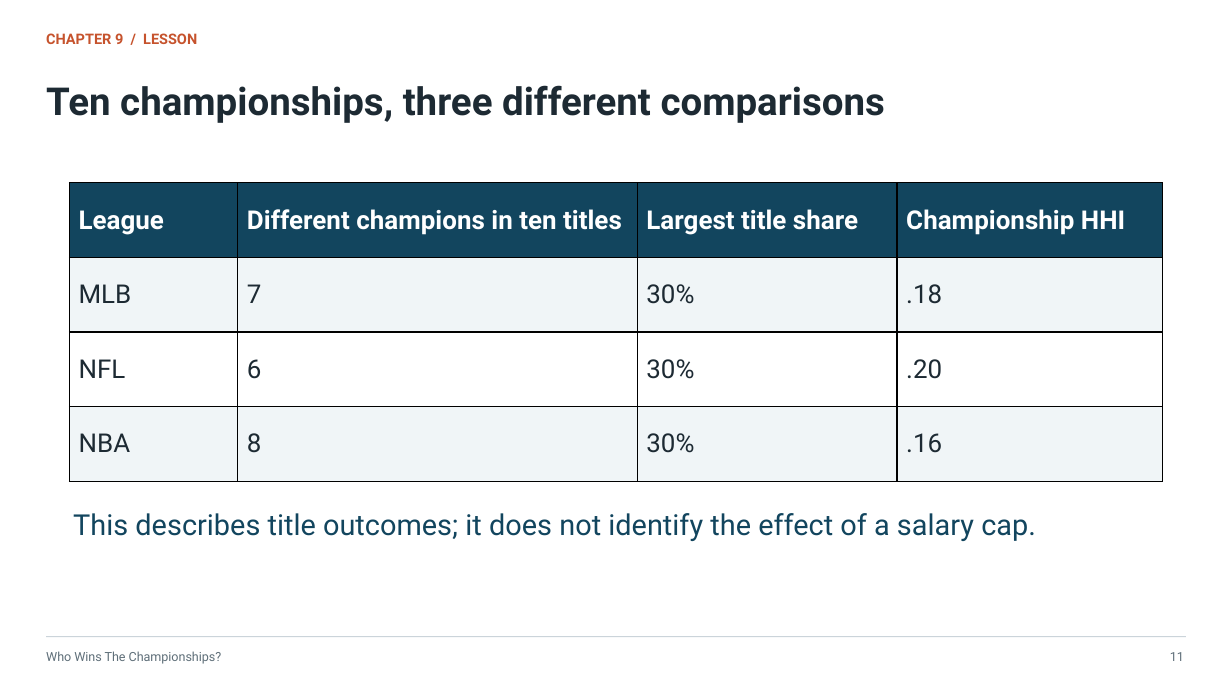
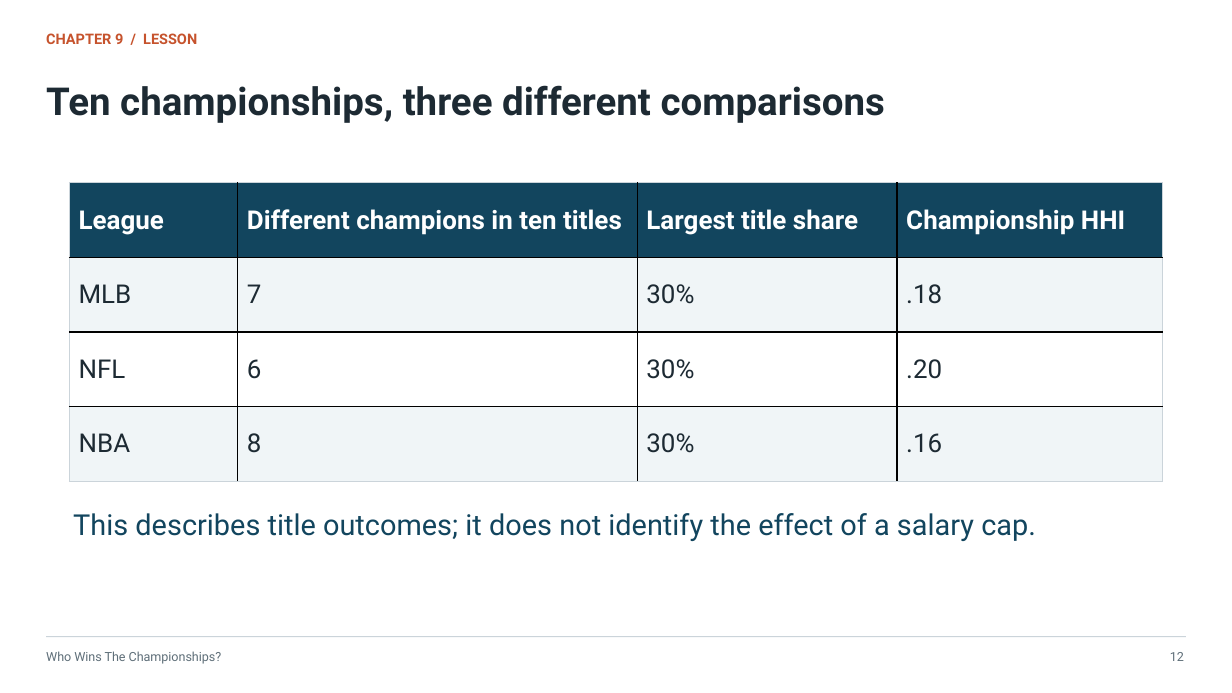
Before and after one commit to markny/sbu-econ, a slide deck: slide 12 of sports-econ/downloads/chapter-9-competitive-balance-in-sports.pptx (slide 11 before the commit). Drawn at 1232x693 pixels with LibreOffice and Linux fonts; fonts in the diff are those of the drawing. Boxes give left, top, right and bottom in pixels: in the first picture for what was removed or moved away, otherwise in the second. Text is boxed around its words. In the diff, an @@ line names an element or a change of style, - is before the commit and + after.

```diff
--- a/sports-econ/downloads/chapter-9-competitive-balance-in-sports.pptx
+++ b/sports-econ/downloads/chapter-9-competitive-balance-in-sports.pptx
@@ table at [69, 183, 1163, 482] @@
@@ borders changed @@
@@ text at [1170, 652, 1184, 661]: text changed @@
-11
+12
```
Also in this commit, not shown: 26 other slides changed, 2 slides added, 17 other files.
